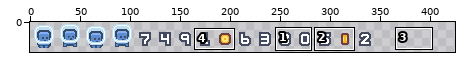
Sprite sheet -- assets/atlas/aa2pmdm.png. Above: a wide view before the commit, with the close-up outlined.
Close-up. Before the commit:
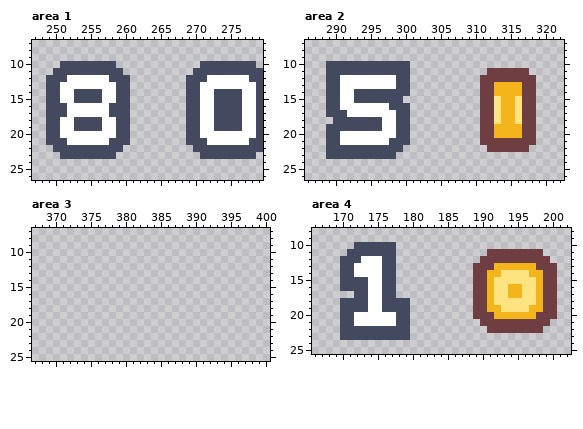
The file is 512x32 pixels. Shown: area 1: x 247..279, y 7..26; area 2: x 286..322, y 7..26; area 3: x 367..400, y 7..25; area 4: x 166..202, y 8..25. The wide view leaves out empty margins. The commit also changed other parts of the picture, which this record leaves out.
Once edited:
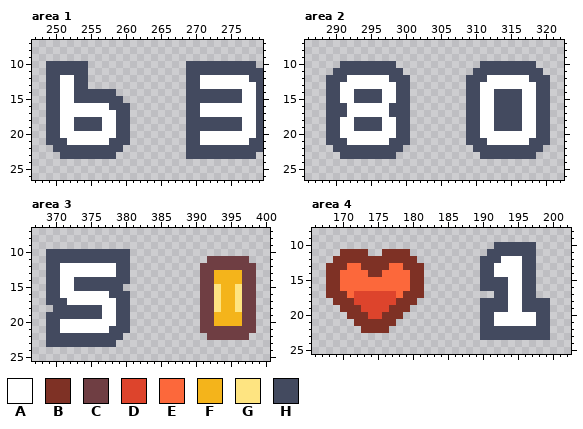
Palette (. is transparent): A #ffffff  B #7e3125  C #6f3e43  D #dd442c  E #fc683b  F #f4b41b  G #fee481  H #434a5f
Diff:
Changed rows in their new state; - is an unchanged pixel.
Area 1:
first column x 249:
10 HH----....----------HH------
11 H-----.....---------H-------
12 --A-HH......----------A-----
13 ----HH......----------------
14 --------HH..----------HH----
15 --------HH-.----------HH----
16 --A---------------------AAAA
17 --A------A--------------AAAA
18 ----------------------HH----
19 ----------------------HH----
21 ----------------------A-----
22 --------------------H-------
23 --------------------HH------
Area 2:
first column x 289:
10 ..--------..----------HHHHHHHH--
11 .----------.---------HHHHHHHHHH-
12 --H------H----------HHHAAAAAAHHH
13 --------------------HHAAAAAAAAHH
14 --------AA----------HHAAHHHHAAHH
15 --------AA-H--------HHAAHHHHAAHH
16 --H-----------------HHAAHHHHAAHH
17 ---------H----------HHAAHHHHAAHH
18 H-AA----------------HHAAHHHHAAHH
19 --AA----------------HHAAHHHHAAHH
20 --------------------HHAAAAAAAAHH
21 --H-----------------HHHAAAAAAHHH
22 .--------------------HHHHHHHHHH-
23 ..--------------------HHHHHHHH--
Area 3:
first column x 369:
10 HHHHHHHHHHHH------------------
11 HHHHHHHHHHHH-----------CCCCCC-
12 HHAAAAAAAAHH----------CCCCCCCC
13 HHAAAAAAAAHH----------CCFFFFCC
14 HHAAHHHHHHHH----------CCFFFFCC
15 HHAAHHHHHHH-----------CCGFFGCC
16 HHAAAAAAAHHH----------CCGFFGCC
17 HHHAAAAAAAHH----------CCGFFGCC
18 -HHHHHHHAAHH----------CCGFFGCC
19 HHHHHHHHAAHH----------CCFFFFCC
20 HHAAAAAAAAHH----------CCFFFFCC
21 HHAAAAAAAHHH----------CCCCCCCC
22 HHHHHHHHHHH------------CCCCCC-
23 HHHHHHHHHH--------------------
Area 4:
first column x 168:
10 ----......--------------HHHHHH---
11 --BBBB..BBBB-----------HHHHHHH.--
12 -BBBBBBBBBBBB---------HHHAAAHH..-
13 BBBEEBBBBEEBBB-------.HHAAAAHH...
14 BBEEEEBBEEEEBB-------.HHAAAAHH...
15 BBEEEEEEEEEEBB-------.HHHHAAHH...
16 BBEEEEEEEEEEBB-------.HHHHAAHH...
17 BBBEDDDDDDEBBB-------...HHAAHH...
18 -BBBDDDDDDBBB--------.HHHHAAHHHH.
19 --BBBDDDDBBB---------.HHHHAAHHHH.
20 --.BBBDDBBB.---------.HHAAAAAAHH.
21 --..BBBBBB..----------HHAAAAAAHH-
22 --...BBBB...----------HHHHHHHHHH-
23 --..........----------HHHHHHHHHH-
Boxes around the changes in both close-ups, in picture pixels (x1, y1, x2, y2):
changed: (46, 61, 130, 117)
changed: (186, 61, 242, 159)
changed: (326, 61, 410, 159)
changed: (466, 61, 550, 159)
added: (46, 249, 130, 347)
added: (200, 256, 256, 340)
changed: (326, 242, 424, 340)
changed: (473, 242, 557, 340)
